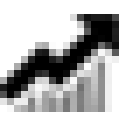
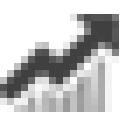
Comparing the layer stacks of the two 140px x 140px images. Changes:
"Layer 2": opacity 100% → 75% over [0, 14, 119, 112]
